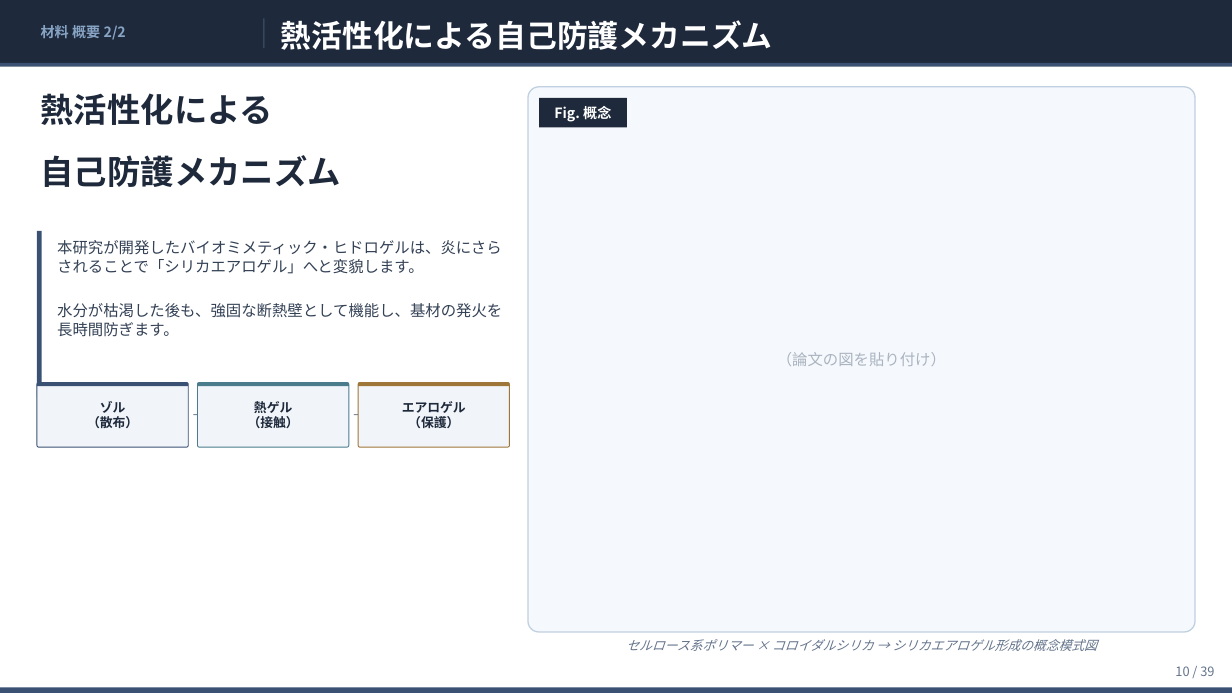
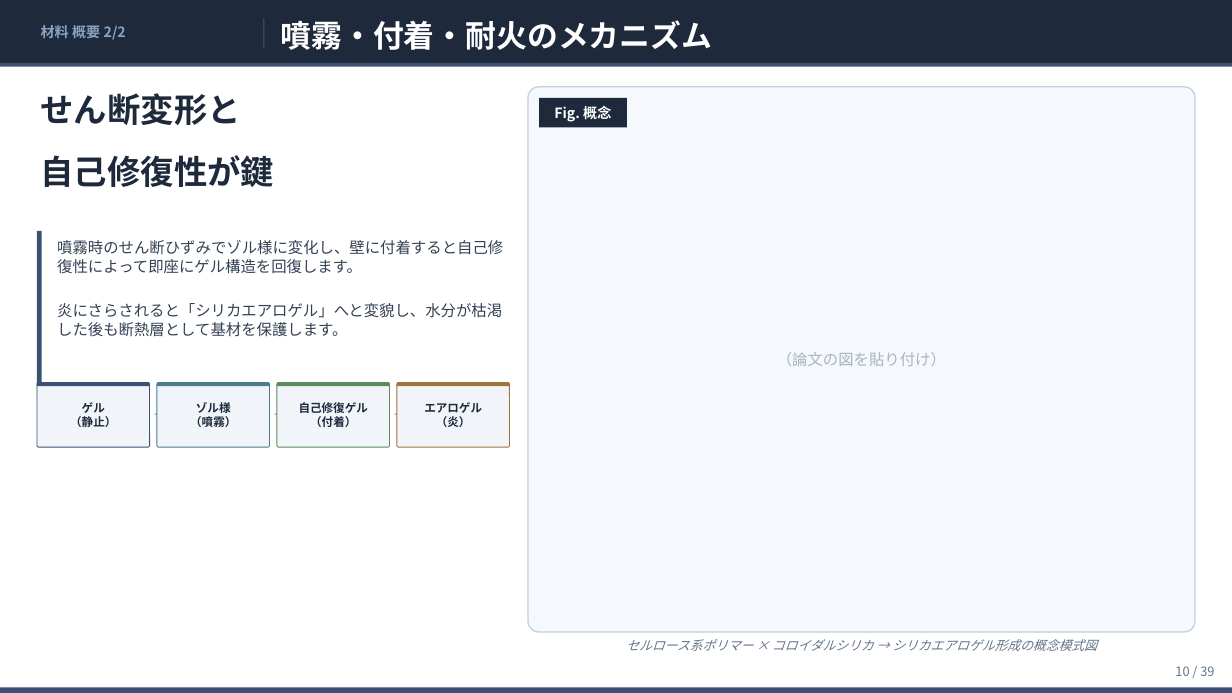
Before and after one commit to ytaisei0525-design/my-first-claude, a slide deck: slide 10 of slides.pptx. Drawn at 1232x693 pixels with LibreOffice and Linux fonts; fonts in the diff are those of the drawing. Boxes give left, top, right and bottom in pixels: in the first picture for what was removed or moved away, otherwise in the second. Text is boxed around its words. In the diff, an @@ line names an element or a change of style, - is before the commit and + after.

```diff
--- a/slides.pptx
+++ b/slides.pptx
@@ text at bbox=[281, 20, 712, 50]: text changed @@
-熱活性化による自己防護メカニズム
+噴霧・付着・耐火のメカニズム
@@ text at bbox=[41, 93, 241, 125]: text changed @@
-熱活性化による
+せん断変形と
@@ text at bbox=[41, 155, 275, 187]: text changed @@
-自己防護メカニズム
+自己修復性が鍵
@@ text at bbox=[57, 240, 503, 274]: text changed @@
-本研究が開発したバイオミメティック・ヒドロゲルは、炎にさらされることで「シリカエアロゲル」へと変貌します。
+噴霧時のせん断ひずみでゾル様に変化し、壁に付着すると自己修復性によって即座にゲル構造を回復します。
@@ text at bbox=[57, 303, 502, 337]: text changed @@
-水分が枯渇した後も、強固な断熱壁として機能し、基材の発火を長時間防ぎます。
+炎にさらされると「シリカエアロゲル」へと変貌し、水分が枯渇した後も断熱層として基材を保護します。
@@ rounded rectangle: place and size @@
-rounded rectangle at bbox=[37, 383, 189, 447]
+rounded rectangle at bbox=[37, 383, 150, 447]
@@ rectangle: place and size @@
-rectangle at bbox=[37, 383, 189, 386]
+rectangle at bbox=[37, 383, 150, 386]
@@ text "→": place and size @@
-text "→" at bbox=[189, 383, 199, 447]
+text "→" at bbox=[151, 383, 158, 447]
@@ text "→" at bbox=[151, 383, 158, 447]: size 11 to 10 pt @@
@@ rounded rectangle: place and size @@
-rounded rectangle at bbox=[198, 383, 349, 447]
+rounded rectangle at bbox=[157, 383, 270, 447]
@@ rectangle: place and size @@
-rectangle at bbox=[198, 383, 349, 386]
+rectangle at bbox=[157, 383, 270, 386]
@@ text added at bbox=[271, 383, 278, 447], 10 pt, text #64748B @@
+→
@@ rounded rectangle added at bbox=[277, 383, 390, 447], fill #F1F5F9, outline #5B8C5A 0.7 pt @@
@@ rectangle added at bbox=[277, 383, 390, 386], fill #5B8C5A @@
@@ text "→" at bbox=[391, 383, 398, 447]: size 11 to 10 pt @@
@@ text "→": place and size @@
-text "→" at bbox=[350, 383, 360, 447]
+text "→" at bbox=[391, 383, 398, 447]
@@ text "エアロゲル": place and size @@
-text "エアロゲル" at bbox=[402, 401, 466, 428]
+text "エアロゲル" at bbox=[424, 402, 482, 427]
@@ rounded rectangle: place and size @@
-rounded rectangle at bbox=[359, 383, 510, 447]
+rounded rectangle at bbox=[397, 383, 510, 447]
@@ rectangle: place and size @@
-rectangle at bbox=[359, 383, 510, 386]
+rectangle at bbox=[397, 383, 510, 386]
@@ text at bbox=[70, 402, 116, 427]: text changed; size 10 to 9 pt @@
-熱ゲル
-（接触）
+ゲル
+（静止）
@@ text at bbox=[190, 402, 236, 427]: text changed; size 10 to 9 pt @@
-ゾル
-（散布）
+ゾル様
+（噴霧）
@@ text added at bbox=[299, 402, 368, 427], 9 pt, text #1E293B, bold @@
+自己修復ゲル
+（付着）
@@ text at bbox=[424, 402, 482, 413]: size 10 to 9 pt in "エアロゲル" @@
@@ text at bbox=[436, 416, 471, 427]: text changed; size 10 to 9 pt @@
-（保護）
+（炎）
```
Also in this commit, not shown: 1 other slide changed, 5 other files.
